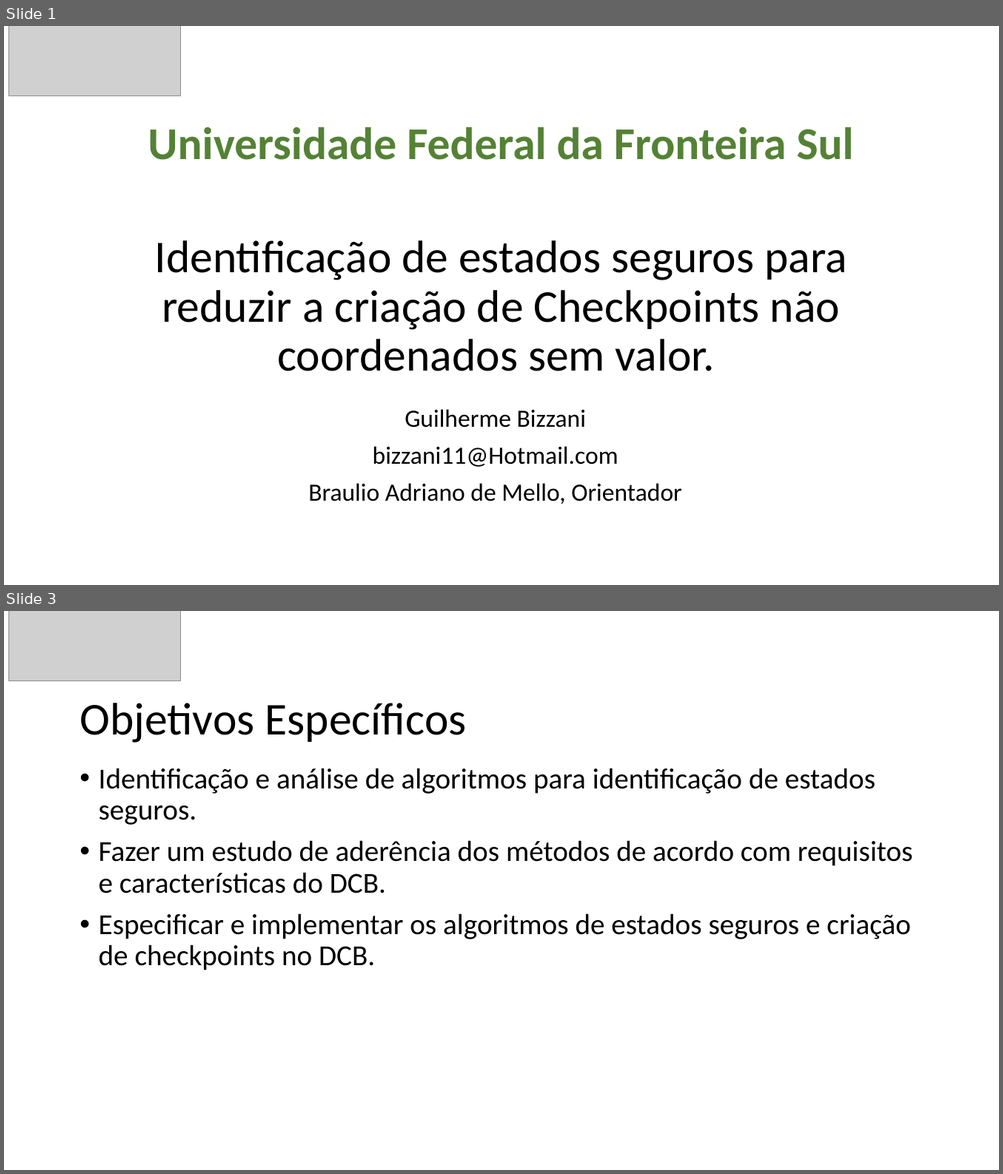
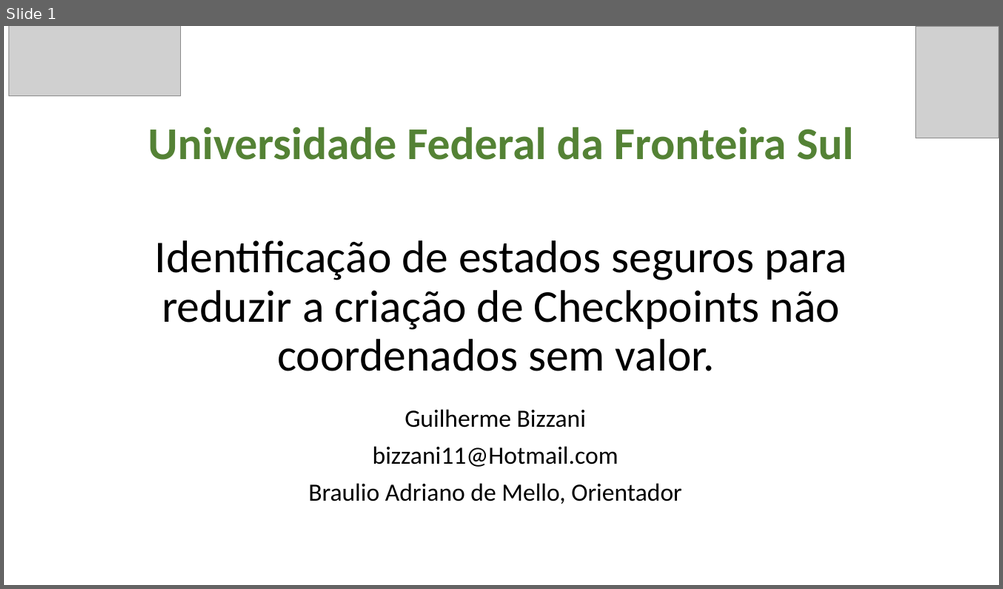
Before and after one commit to GuilhermeBizzani/TCC, a slide deck: Primeira apresentacao.pptx. Shown one above the other, each under a label of ours: slides 1 and 3 before the commit, slide 1 after it; the slides between them are not shown. The pictures are 1003x1174 and 1003x589 pixels, drawn with LibreOffice and Linux fonts; fonts in the diff are those of the drawing; grey boxes stand for pictures. Boxes give left, top, right and bottom in pixels: in the first picture for what was removed or moved away, otherwise in the second. Text is boxed around its words. In the diff, an @@ line names an element or a change of style, - is before the commit and + after.

```diff
--- a/Primeira apresentacao.pptx
+++ b/Primeira apresentacao.pptx
@@ slide 3 removed at [4, 611, 999, 1170], background #FFFFFF @@
@@ picture removed at [8, 611, 181, 681] @@
@@ title removed at [79, 703, 466, 743] @@
-Objetivos Específicos
@@ text removed at [99, 768, 913, 971] @@
-• Identificação e análise de algoritmos para identificação de estados seguros.
-• Fazer um estudo de aderência dos métodos de acordo com requisitos e características do DCB.
-• Especificar e implementar os algoritmos de estados seguros e criação de checkpoints no DCB.
@@ slide 1 changed as well @@
@@ picture added at [916, 26, 999, 138] @@
```
Also in this commit, not shown: 10 other slides changed, 5 slides added, 2 other slides removed, 3 other files.
